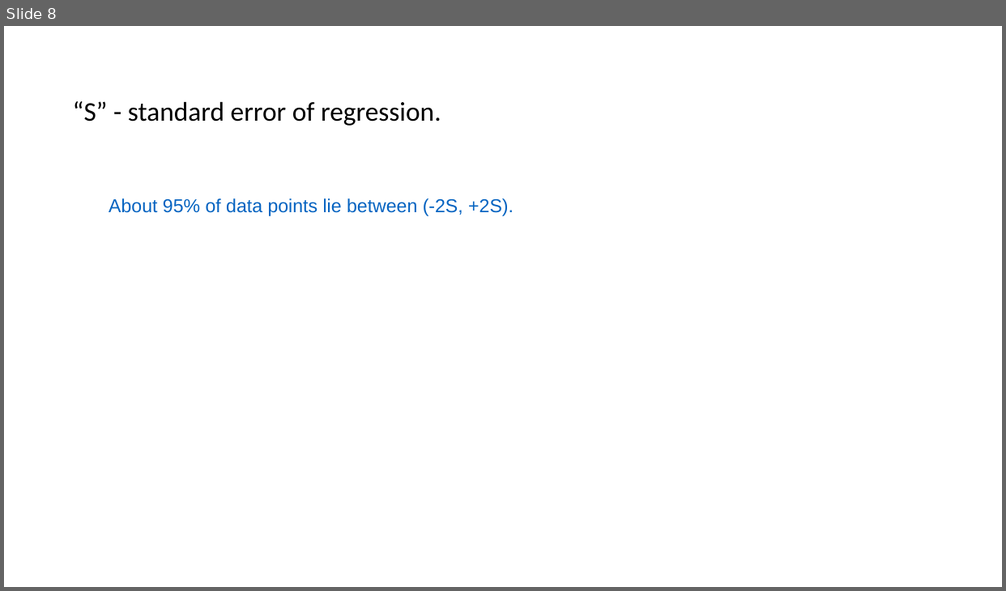
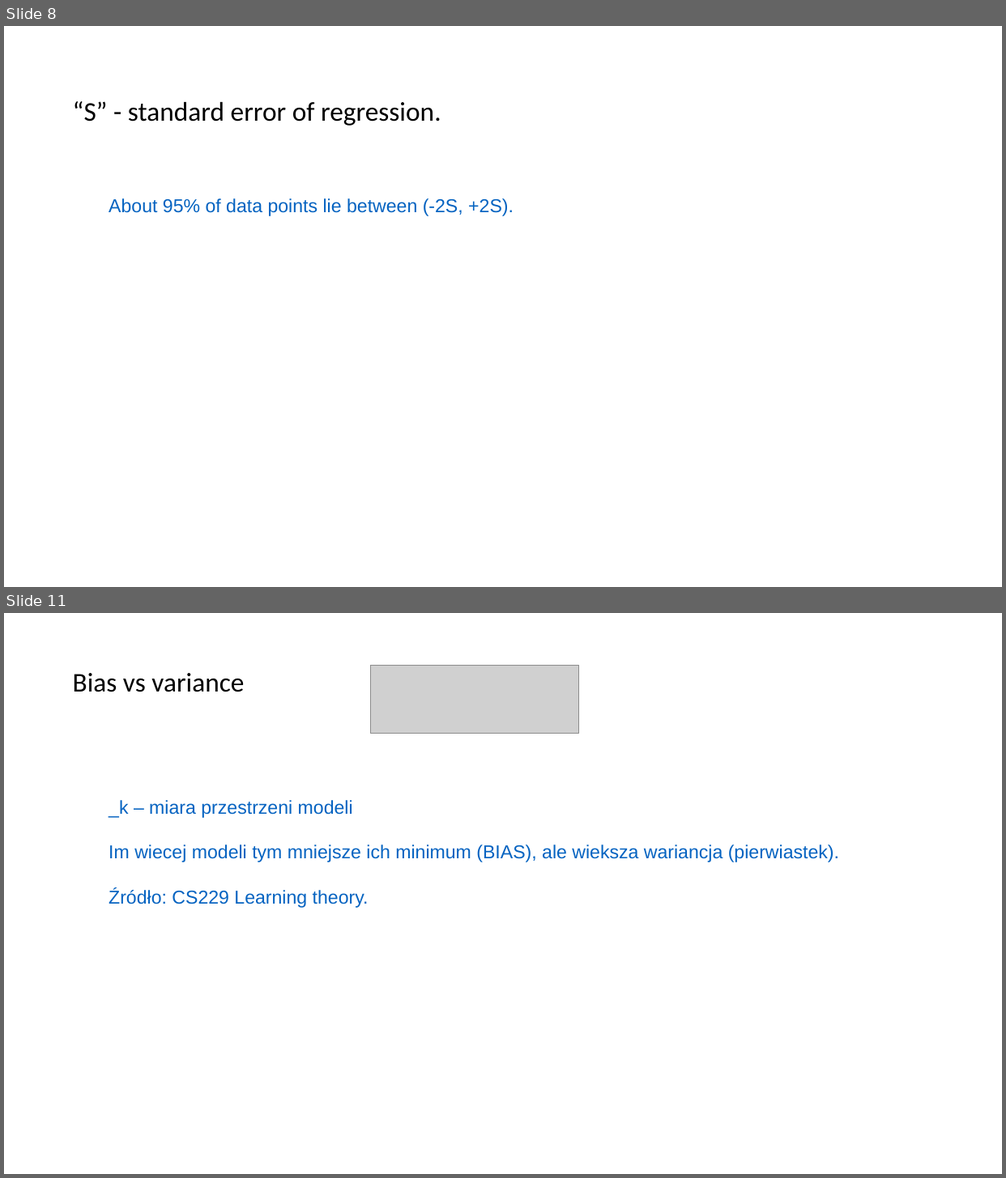
Before and after one commit to PawelBrysch/sth-knowledge, a slide deck: source/math_linreg2/00_MAPS/presentation.pptx. Shown one above the other, each under a label of ours: slide 8 before the commit, slides 8 and 11 after it; the slides between them are not shown. The pictures are 1006x591 and 1006x1178 pixels, drawn with LibreOffice and Linux fonts; fonts in the diff are those of the drawing; grey boxes stand for pictures. Boxes give left, top, right and bottom in pixels: in the first picture for what was removed or moved away, otherwise in the second. Text is boxed around its words. In the diff, an @@ line names an element or a change of style, - is before the commit and + after.

Commit message:
Added bias vs variance to the presentation.

```diff
--- a/source/math_linreg2/00_MAPS/presentation.pptx
+++ b/source/math_linreg2/00_MAPS/presentation.pptx
@@ slide 11 added at bbox=[4, 613, 1002, 1174], background #FFFFFF @@
@@ text added at bbox=[73, 673, 244, 692], 26 pt, text #000000 @@
+Bias vs variance
@@ picture added at bbox=[371, 666, 579, 734] @@
@@ text added at bbox=[108, 800, 839, 908], 18 pt, text #0563C1 @@
+_k – miara przestrzeni modeli
+Im wiecej modeli tym mniejsze ich minimum (BIAS), ale wieksza wariancja (pierwiastek).
+Źródło: CS229 Learning theory.
```
Also in this commit, not shown: 2 other slides added, 5 other files.
